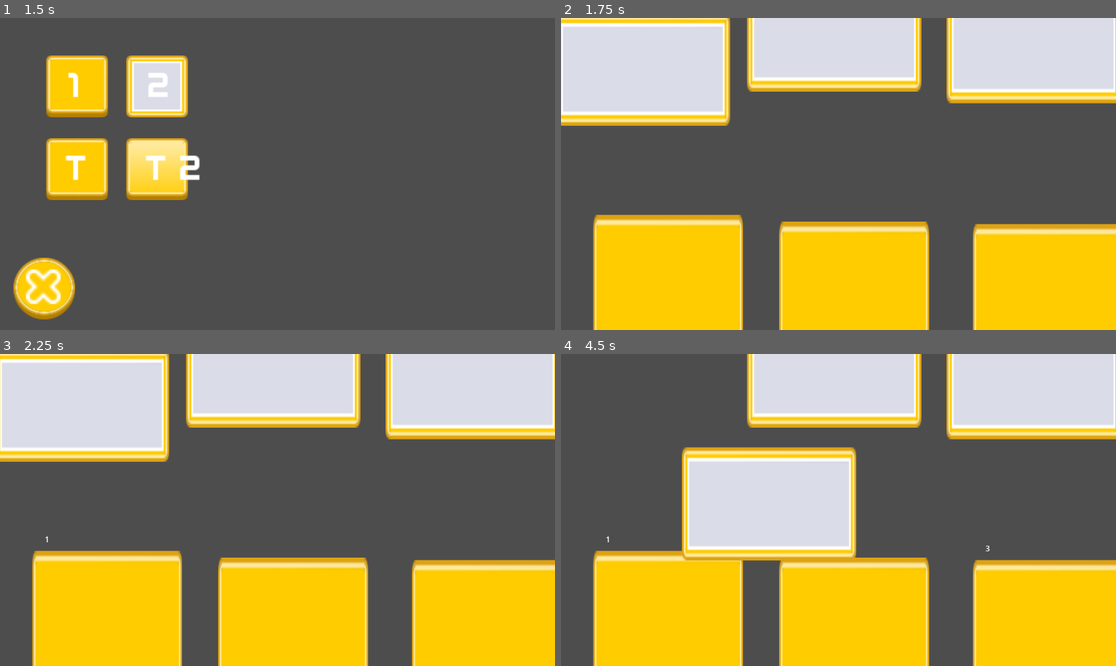
Above: before the commit, frames 1-4 (two rows, left to right).
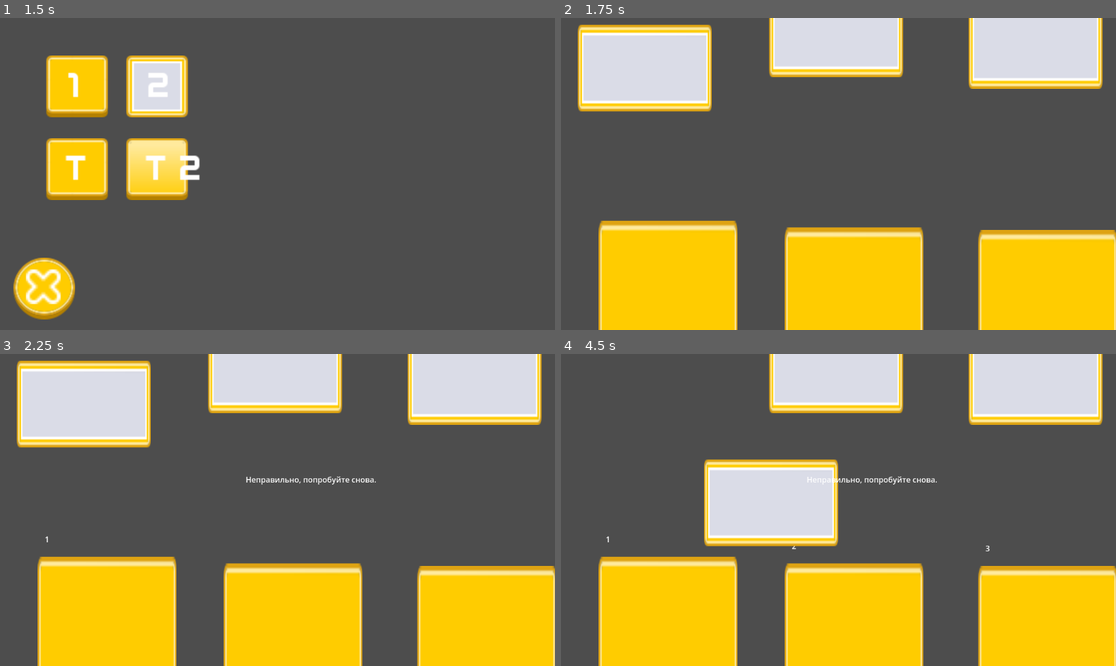
Above: after the commit, the same moments.

Repository: SirKorba/Kenney_Jam_Game
Game: Godot game, scene res://Scenes/MainMenu.tscn
Two runs of this game, one before a commit and one after it. Both use one fixed random seed, a clock stepped at 60 frames per second and the inputs below.
Inputs (mouse positions are in pixels of both pictures, inside the frame that each line leads up to):
- Up to frame 1 (1.5 s): click "Start" at 0.5 s; click "T2" at 1.25 s
- Up to frame 2 (1.75 s): no input
- Up to frame 3 (2.25 s): tap Enter at 2 s; drag from (105, 628) to (294, 634) at 2.02 s
- Up to frame 4 (4.5 s): tap Space at 2.75, 4.25 s; drag from (855, 634) to (666, 628) at 2.77 s; tap Enter at 3.5 s; move the mouse to (1049, 637) at 3.52 s; click (1049, 637) at 3.67 s; drag from (644, 403) to (855, 634) at 4.27 s

Frame 1 is identical in both runs. In frame 2, 21% of the frame differs, in the area x 0-100%, y 0-100%; in frame 3, 21%; in frame 4, 21%, in the area x 5-100%, y 0-100%.

Commit message:
Add complete button in test2 scene

Diff:
--- /dev/null
+++ b/Prefabs/complete_level_button.tscn
@@ -0,0 +1,30 @@
+[gd_scene load_steps=7 format=3 uid="uid://di8g2tmgxlfbl"]
+
+[ext_resource type="Texture2D" uid="uid://b40165yoow0br" path="res://Sprites/Ui/button_rectangle_depth_flat.svg" id="1_g63xq"]
+[ext_resource type="Texture2D" uid="uid://dpikym8fvauo1" path="res://Sprites/Ui/button_rectangle_depth_gloss.svg" id="2_ywxy0"]
+[ext_resource type="Texture2D" uid="uid://dqfwyb2jqrvax" path="res://Sprites/Ui/button_rectangle_depth_gradient.svg" id="3_h3m6n"]
+[ext_resource type="FontFile" uid="uid://cmag6q06ghlfk" path="res://Fonts/Kenney Future Narrow.ttf" id="4_0k1he"]
+[ext_resource type="Script" path="res://Scripts/complete_level_button.gd" id="4_q4rgt"]
+
+[sub_resource type="Theme" id="Theme_xwj1w"]
+default_font = ExtResource("4_0k1he")
+default_font_size = 27
+
+[node name="Complete_level_button" type="TextureButton"]
+offset_right = 40.0
+offset_bottom = 40.0
+texture_normal = ExtResource("1_g63xq")
+texture_pressed = ExtResource("2_ywxy0")
+texture_hover = ExtResource("3_h3m6n")
+script = ExtResource("4_q4rgt")
+
+[node name="Label" type="Label" parent="."]
+layout_mode = 0
+offset_left = 10.0
+offset_top = 8.0
+offset_right = 198.0
+offset_bottom = 53.0
+theme = SubResource("Theme_xwj1w")
+text = "Complete"
+
+[connection signal="pressed" from="." to="." method="_on_pressed"]
--- a/Prefabs/item.tscn
+++ b/Prefabs/item.tscn
@@ -4,19 +4,19 @@
 [ext_resource type="Texture2D" uid="uid://kdfqfc3tfpld" path="res://Sprites/Ui/button_rectangle_border.svg" id="2_jcpvm"]
 
 [sub_resource type="RectangleShape2D" id="RectangleShape2D_8m01i"]
-size = Vector2(357, 233)
+size = Vector2(262, 169)
 
 [node name="Item" type="Area2D"]
-position = Vector2(-1169, -774)
+position = Vector2(-5, 8)
 script = ExtResource("1_i3yqa")
 
 [node name="CollisionShape2D" type="CollisionShape2D" parent="."]
-position = Vector2(118.447, 47.2487)
+position = Vector2(121, 44.5)
 shape = SubResource("RectangleShape2D_8m01i")
 
 [node name="Sprite2D" type="Sprite2D" parent="."]
-position = Vector2(118.947, 47.2487)
-scale = Vector2(1.88542, 3.67188)
+position = Vector2(123, 45)
+scale = Vector2(1.45, 2.825)
 texture = ExtResource("2_jcpvm")
 
 [connection signal="input_event" from="." to="." method="_on_input_event"]
--- a/Prefabs/person.tscn
+++ b/Prefabs/person.tscn
@@ -4,19 +4,19 @@
 [ext_resource type="Texture2D" uid="uid://b40165yoow0br" path="res://Sprites/Ui/button_rectangle_depth_flat.svg" id="1_lpyl2"]
 
 [sub_resource type="RectangleShape2D" id="RectangleShape2D_t5p12"]
-size = Vector2(320.307, 331.26)
+size = Vector2(270, 298)
 
 [node name="Person" type="Area2D"]
 position = Vector2(-47, -24)
 script = ExtResource("1_grp0h")
 
 [node name="CollisionShape2D" type="CollisionShape2D" parent="."]
-position = Vector2(47.6144, 28.5192)
+position = Vector2(47, 34)
 shape = SubResource("RectangleShape2D_t5p12")
 
 [node name="Sprite2D" type="Sprite2D" parent="."]
 position = Vector2(47.5, 33)
-scale = Vector2(1.61979, 5.21875)
+scale = Vector2(1.5, 4.839)
 texture = ExtResource("1_lpyl2")
 
 [node name="HintLabel" type="Label" parent="."]
--- a/Scenes/Levels/Test_level2.tscn
+++ b/Scenes/Levels/Test_level2.tscn
@@ -1,8 +1,9 @@
-[gd_scene load_steps=4 format=3 uid="uid://du7vxt7mvyljt"]
+[gd_scene load_steps=5 format=3 uid="uid://du7vxt7mvyljt"]
 
 [ext_resource type="Script" path="res://Scripts/Test_level_script.gd" id="1_h5yi2"]
 [ext_resource type="PackedScene" uid="uid://b422scy6afgit" path="res://Prefabs/Person.tscn" id="2_7imvd"]
 [ext_resource type="PackedScene" uid="uid://d1k4p7hcsge84" path="res://Prefabs/item.tscn" id="2_rlnoj"]
+[ext_resource type="PackedScene" uid="uid://di8g2tmgxlfbl" path="res://Prefabs/complete_level_button.tscn" id="4_0fhsu"]
 
 [node name="Node2D" type="Node2D"]
 script = ExtResource("1_h5yi2")
@@ -51,5 +52,11 @@
 offset_right = 553.0
 offset_bottom = 274.0
 
+[node name="Complete_level_button" parent="." instance=ExtResource("4_0fhsu")]
+offset_left = 483.0
+offset_top = 248.0
+offset_right = 675.0
+offset_bottom = 312.0
+
 [node name="Camera2D" type="Camera2D" parent="."]
 position = Vector2(579, 326)
--- a/Scripts/Person_script.gd
+++ b/Scripts/Person_script.gd
@@ -11,8 +11,10 @@
 func _on_area_entered(area):
 	if area.name == $"../..".correct_pairs[person]:
 		$"../..".is_entered[person] = true
+		$"../..".current_pairs[person] = area.name
 	else:
 		$"../..".is_entered[person] = null
+		$"../..".current_pairs[person] = null
 
 
 func _on_area_exited(area):
--- a/Scripts/Test_level_script.gd
+++ b/Scripts/Test_level_script.gd
@@ -4,18 +4,44 @@
 @export var is_entered = {}
 @export var hints = {}
 
+var current_pairs = {}
+var all_correct = false
+
 func _ready():
+
 	if len(correct_pairs) == len(is_entered) and len(is_entered) == len(hints):
 		pass
 	else:
 		print("Error: not correct number of args in Level_Script")
 		get_tree().quit()
 
+	current_pairs = is_entered
+
+	for per in current_pairs.keys():
+		current_pairs[per] = null
+	print(current_pairs)
+
 func check_match(person, item):
 	if correct_pairs[person] == item:
 		show_result("Правильно!")
+		current_pairs[person] = item
 	else:
 		show_result("Неправильно, попробуйте снова.")
 
+	check_all_correct()
+
+	if all_correct:
+		$Complete_level_button.show()
+		$Complete_level_button.disabled = false
+
+
 func show_result(message):
 	$Result.text = message
+
+func check_all_correct():
+	print(current_pairs)
+	all_correct = true
+	for person in current_pairs.keys():
+		if current_pairs[person] != correct_pairs[person]:
+			all_correct = false
+			break
--- /dev/null
+++ b/Scripts/complete_level_button.gd
@@ -0,0 +1,12 @@
+extends TextureButton
+
+
+# Called when the node enters the scene tree for the first time.
+func _ready():
+	$".".hide()
+	$".".disabled = true
+
+
+
+func _on_pressed():
+	get_tree().change_scene_to_file("res://Scenes/Levels_menu.tscn")
